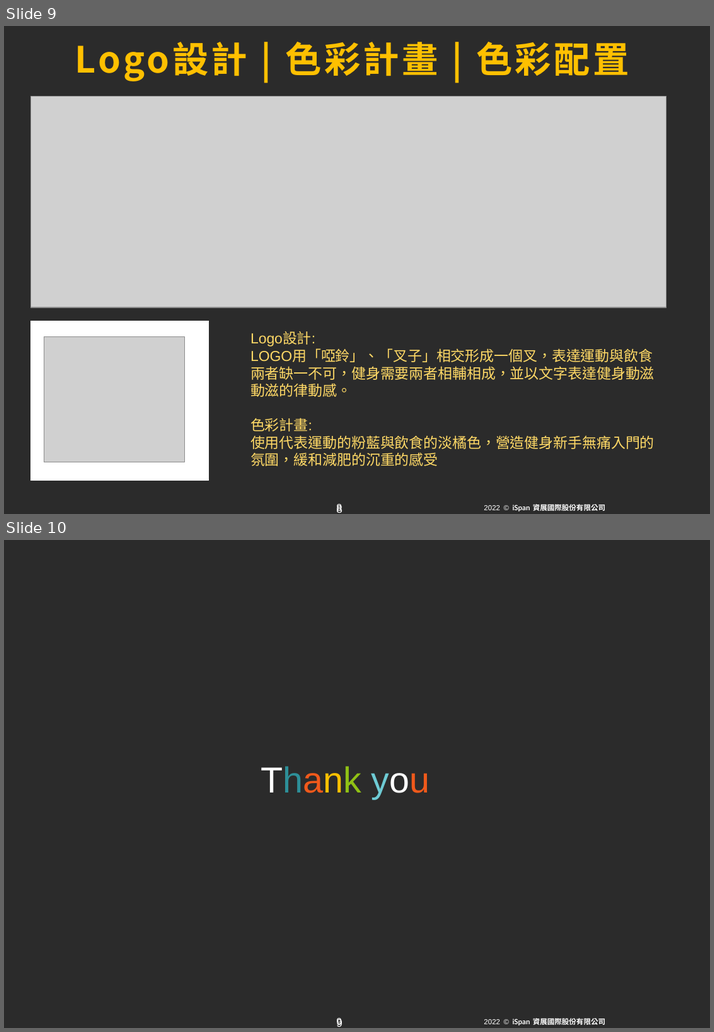
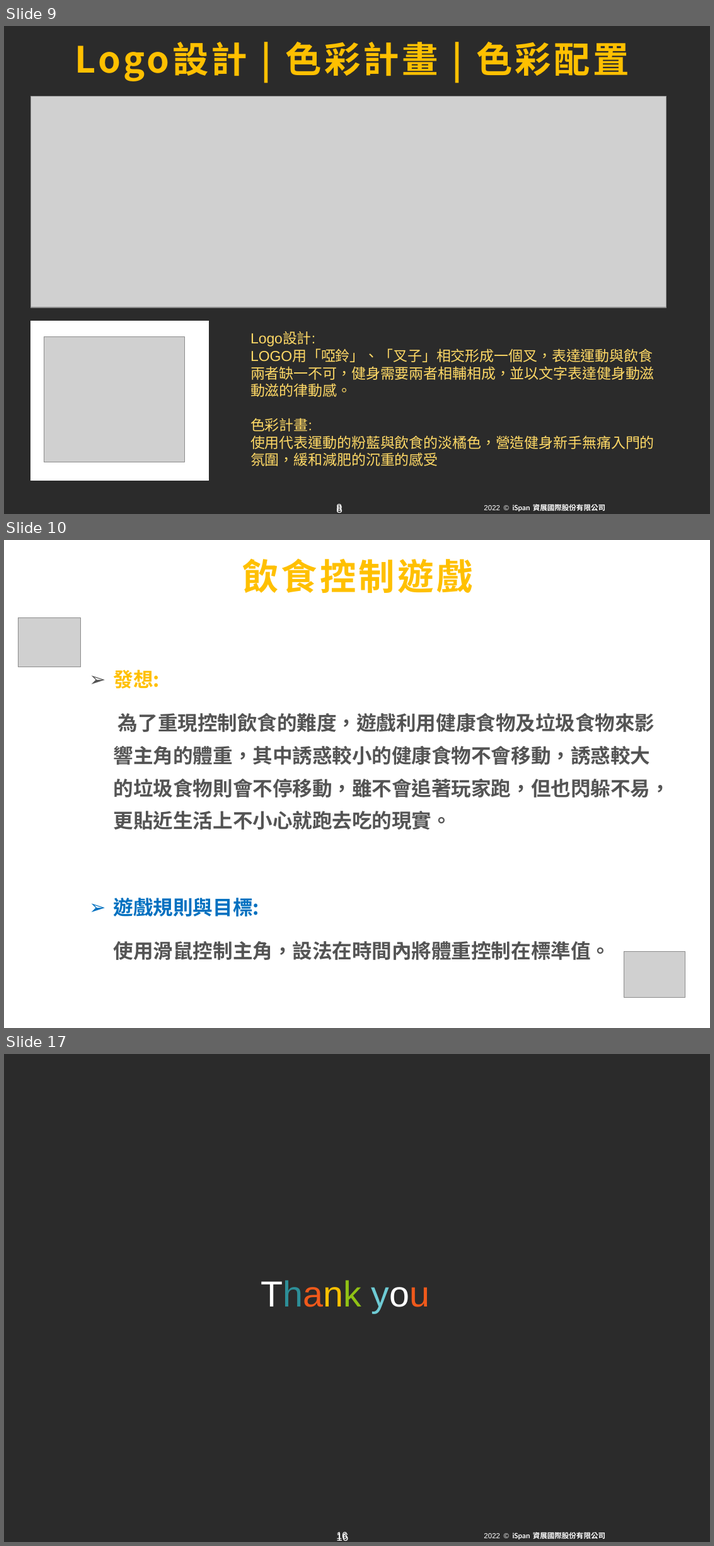
Before and after one commit to becauseyu/start_fitness, a slide deck: 期末報告企畫書與ppt/第三組動吃動吃 更0715.pptx. Shown one above the other, each under a label of ours: slides 9 and 10 before the commit, slides 9, 10 and 17 after it; the slides between them are not shown. The pictures are 714x1032 and 714x1546 pixels, drawn with LibreOffice and Linux fonts; fonts in the diff are those of the drawing; grey boxes stand for pictures; background and template pictures are left out; a plain dark background stands for a picture behind light text. Boxes give left, top, right and bottom in pixels: in the first picture for what was removed or moved away, otherwise in the second. Text is boxed around its words. In the diff, an @@ line names an element or a change of style, - is before the commit and + after.

```diff
--- a/期末報告企畫書與ppt/第三組動吃動吃 更0715.pptx
+++ b/期末報告企畫書與ppt/第三組動吃動吃 更0715.pptx
@@ slide 10 added at [4,540,710,1028], background picture (left out); not listed: 6 template elements that a slide beside it also shows @@
@@ title added at [242,558,473,593], 40 pt, text #FFC000, bold @@
+飲食控制遊戲
@@ picture added at [18,618,81,667] @@
@@ text added at [114,670,670,960], 22 pt, text #545454, bold @@
+➢ 發想:
+● 為了重現控制飲食的難度，遊戲利用健康食物及垃圾食物來影響主角的體重，其中誘惑較小的健康食物不會移動，誘惑較大的垃圾食物則會不停移動，雖不會追著玩家跑，但也閃躲不易，更貼近生活上不小心就跑去吃的現實。
+➢ 遊戲規則與目標:
+● 使用滑鼠控制主角，設法在時間內將體重控制在標準值。
@@ picture added at [623,953,685,998] @@
@@ what was slide 10 is now slide 17 @@
@@ page number at [336,1532,347,1541]: text changed @@
-9
+16
@@ page number at [336,1532,348,1541]: text changed @@
-9
+16
```
Also in this commit, not shown: 1 slide changed, 6 other slides added, 1 other file.
